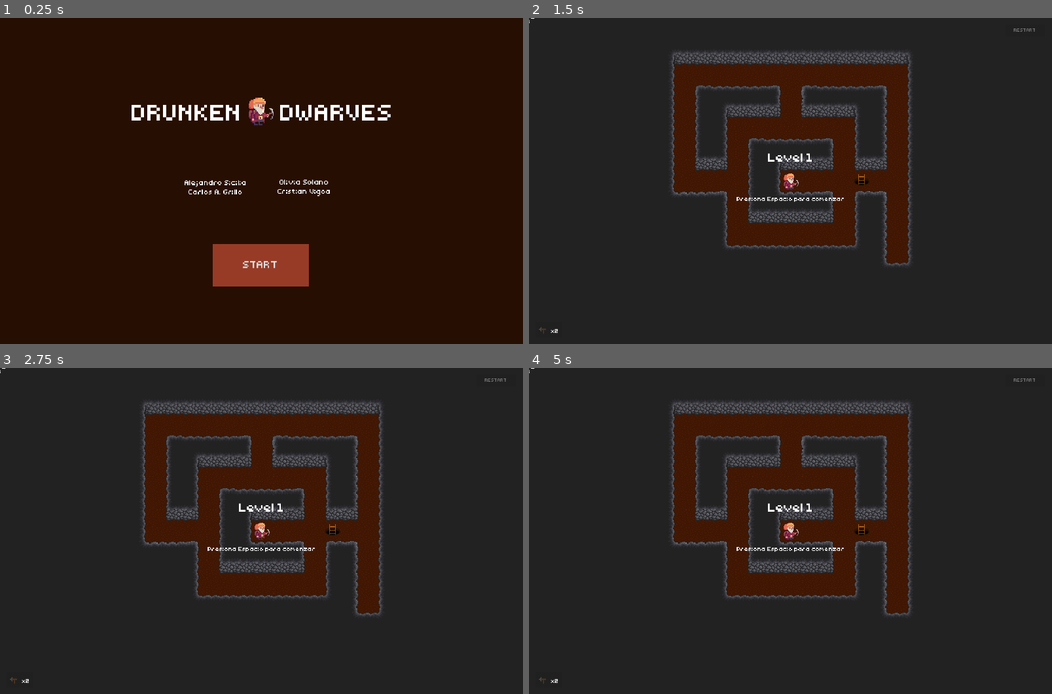
Above: before the commit, frames 1-4 (two rows, left to right).
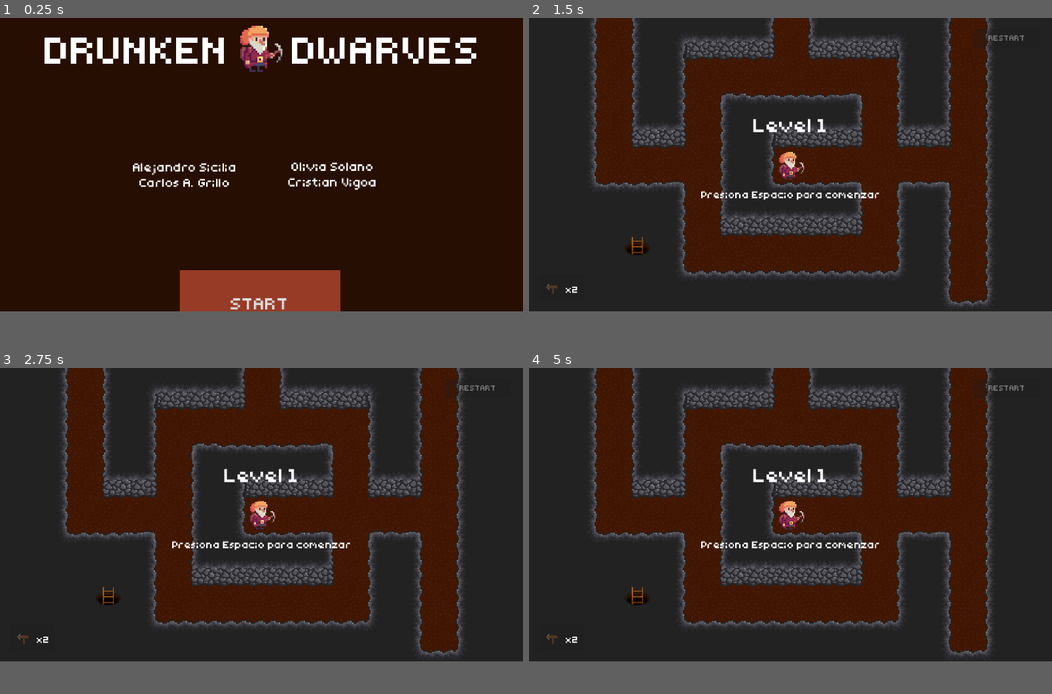
Above: after the commit, the same moments.

Repository: alejogrillor02/matcomGameFestivalProject
Game: Godot game, scene res://scenes/main_menu.tscn
Two runs of this game, one before a commit and one after it. Both use one fixed random seed, a clock stepped at 60 frames per second and the inputs below.
Inputs (mouse positions are in pixels of both pictures, inside the frame that each line leads up to):
- Up to frame 1 (0.25 s): no input
- Up to frame 2 (1.5 s): click "START" at 0.5 s; click (534, 18) at 1.27 s
- Up to frame 3 (2.75 s): click (5, 368) at 2.02 s
- Up to frame 4 (5 s): click (534, 368) at 2.77 s; tap Space at 3.5 s; move the mouse to (905, 514) at 3.52 s; click (905, 514) at 3.67 s; tap Enter (ui_accept) at 3.77 s; click "RESTART" at 4.25 s
In our replay, the window is 799x499 before the commit and 799x449 after it. These sizes can differ from the game's own. Grey fills any space a smaller window leaves; there, only what the larger window draws over its background counts as a difference.

The runs differ from the first frame. In frame 1, 10% of the frame differs, in the area x 8-92%, y 2-90%; in frame 2, 35%, in the area x 0-97%, y 0-97%; in frame 3, 35%; in frame 4, 35%.

Commit message:
Finish up

Diff:
--- a/project.godot
+++ b/project.godot
@@ -21,12 +21,6 @@
 
 BackgroundMusic="*res://scenes/background_music.tscn"
 
-[display]
-
-window/size/viewport_width=1920
-window/size/viewport_height=1200
-window/size/mode=3
-
 [input]
 
 move_left_click={
--- a/scenes/level1.tscn
+++ b/scenes/level1.tscn
@@ -1,15 +1,12 @@
-[gd_scene load_steps=19 format=3 uid="uid://c087qn6yj835c"]
+[gd_scene load_steps=16 format=3 uid="uid://c087qn6yj835c"]
 
 [ext_resource type="Script" uid="uid://1pm4wy2tbxuh" path="res://scenes/scripts/game.gd" id="1_ejswk"]
 [ext_resource type="Texture2D" uid="uid://bvluu63jirxfb" path="res://assets/tileset_background.png" id="2_bbk5w"]
 [ext_resource type="FontFile" uid="uid://rwfovw7hwqxa" path="res://assets/tinypixel.otf" id="3_conm7"]
 [ext_resource type="Script" uid="uid://dqwjragourw8j" path="res://scenes/scripts/restart_button.gd" id="4_d3jkd"]
-[ext_resource type="Texture2D" uid="uid://3hynvp41bkyp" path="res://assets/post.png" id="5_bbk5w"]
-[ext_resource type="Texture2D" uid="uid://cvipyh78dx1hp" path="res://assets/sign_preview.png" id="5_conm7"]
 [ext_resource type="PackedScene" uid="uid://uq52rolr0k7w" path="res://scenes/exit.tscn" id="5_u3awl"]
 [ext_resource type="PackedScene" uid="uid://oke1qa0grqi8" path="res://scenes/dwarf.tscn" id="6_2ku1j"]
-[ext_resource type="Texture2D" uid="uid://cb67st1yewykq" path="res://assets/sign.png" id="6_conm7"]
-[ext_resource type="Texture2D" uid="uid://dqedreffjph05" path="res://assets/arrow.png" id="6_d3jkd"]
+[ext_resource type="Texture2D" uid="uid://de620r3054h80" path="res://assets/sign.png" id="6_conm7"]
 
 [sub_resource type="TileSetAtlasSource" id="TileSetAtlasSource_yqjtg"]
 texture = ExtResource("2_bbk5w")
@@ -68,17 +65,17 @@
 [node name="Level1" type="Node2D"]
 script = ExtResource("1_ejswk")
 
-[node name="MoveTimer" type="Timer" parent="."]
-wait_time = 0.2
-
-[node name="Camera2D" type="Camera2D" parent="."]
-zoom = Vector2(2.5, 2.5)
-
 [node name="TileMap" type="TileMap" parent="."]
 position = Vector2(-13, -13)
 tile_set = SubResource("TileSet_lnu2h")
 format = 2
 layer_0/tile_data = PackedInt32Array(0, 65536, 1, 1, 65536, 1, 3, 65536, 1, -65533, 65536, 1, -131069, 65536, 1, -19660 …(2993 unchanged characters)…
+
+[node name="Camera2D" type="Camera2D" parent="."]
+zoom = Vector2(2.5, 2.5)
+
+[node name="MoveTimer" type="Timer" parent="."]
+wait_time = 0.2
 
 [node name="CanvasLayer" type="CanvasLayer" parent="."]
 
@@ -148,7 +145,7 @@
 offset_right = 121.0
 offset_bottom = -24.0
 grow_vertical = 0
-icon = ExtResource("5_conm7")
+icon = ExtResource("6_conm7")
 expand_icon = true
 
 [node name="Label" type="Label" parent="ButtonLayer/SignButton"]
@@ -167,59 +164,11 @@
 horizontal_alignment = 1
 autowrap_mode = 2
 
-[node name="DirUI" type="Node2D" parent="ButtonLayer"]
-
-[node name="N" type="TextureButton" parent="ButtonLayer/DirUI"]
-offset_left = -5.0
-offset_top = -6.0
-offset_right = 10.0
-offset_bottom = 5.0
-rotation = -1.57079
-texture_normal = ExtResource("6_d3jkd")
-texture_pressed = ExtResource("6_d3jkd")
-texture_hover = ExtResource("6_d3jkd")
-
-[node name="S" type="TextureButton" parent="ButtonLayer/DirUI"]
-offset_left = -6.0
-offset_top = 21.0
-offset_right = 9.0
-offset_bottom = 32.0
-rotation = -1.57079
-texture_normal = ExtResource("6_d3jkd")
-texture_pressed = ExtResource("6_d3jkd")
-texture_hover = ExtResource("6_d3jkd")
-flip_h = true
-
-[node name="E" type="TextureButton" parent="ButtonLayer/DirUI"]
-offset_left = 21.0
-offset_top = 6.0
-offset_right = 36.0
-offset_bottom = 17.0
-rotation = -3.14159
-texture_normal = ExtResource("6_d3jkd")
-texture_pressed = ExtResource("6_d3jkd")
-texture_hover = ExtResource("6_d3jkd")
-flip_h = true
-
-[node name="W" type="TextureButton" parent="ButtonLayer/DirUI"]
-offset_left = -6.0
-offset_top = 5.0
-offset_right = 9.0
-offset_bottom = 16.0
-rotation = -3.14159
-texture_normal = ExtResource("6_d3jkd")
-texture_pressed = ExtResource("6_d3jkd")
-texture_hover = ExtResource("6_d3jkd")
-
 [node name="SignPreview" type="Sprite2D" parent="."]
-visible = false
-texture = ExtResource("5_bbk5w")
-
-[node name="Sprite2D" type="Sprite2D" parent="SignPreview"]
 texture = ExtResource("6_conm7")
 
 [node name="Exit" parent="." instance=ExtResource("5_u3awl")]
-position = Vector2(104, 0)
+position = Vector2(-135, 74)
 
 [node name="Dwarf" parent="." instance=ExtResource("6_2ku1j")]
 
--- a/scenes/level2.tscn
+++ b/scenes/level2.tscn
@@ -1,12 +1,20 @@
-[gd_scene load_steps=8 format=3 uid="uid://cc3n38k7dyvr2"]
+[gd_scene load_steps=9 format=3 uid="uid://cc3n38k7dyvr2"]
 
 [ext_resource type="FontFile" uid="uid://rwfovw7hwqxa" path="res://assets/tinypixel.otf" id="2_h62xl"]
+[ext_resource type="PackedScene" uid="uid://oke1qa0grqi8" path="res://scenes/dwarf.tscn" id="2_if4l3"]
 
 [sub_resource type="GDScript" id="GDScript_o4wip"]
 script/source = "extends Control
 
+@onready var dwarf_instance: Node2D = $CanvasLayer/Title/Dwarf
+
+
 func _on_exit_pressed():
 	get_tree().quit()
+
+
+func _ready() -> void:
+	dwarf_instance.get_node(\"AnimatedSprite2D\").play(\"win\")
 "
 
 [sub_resource type="CanvasItemMaterial" id="CanvasItemMaterial_41yt3"]
@@ -70,9 +78,9 @@
 anchor_right = 0.5
 anchor_bottom = 0.5
 offset_left = -568.0
-offset_top = -376.0
+offset_top = -229.0
 offset_right = 112.0
-offset_bottom = -278.0
+offset_bottom = -131.0
 grow_horizontal = 2
 grow_vertical = 2
 scale = Vector2(1.68, 1.68)
@@ -82,5 +90,9 @@
 horizontal_alignment = 1
 vertical_alignment = 1
 
+[node name="Dwarf" parent="CanvasLayer/Title" instance=ExtResource("2_if4l3")]
+position = Vector2(339.286, -44.6429)
+scale = Vector2(3.85896, 3.85896)
+
+[connection signal="pressed" from="CanvasLayer/Button" to="." method="_on_start_pressed"]
 [connection signal="pressed" from="CanvasLayer/Button" to="." method="_on_exit_pressed"]
-[connection signal="pressed" from="CanvasLayer/Button" to="." method="_on_start_pressed"]
--- a/scenes/scripts/game.gd
+++ b/scenes/scripts/game.gd
@@ -10,7 +10,8 @@
 @onready var exit_instance = $Exit
 @onready var sign_button = $ButtonLayer/SignButton
 @onready var sign_preview: Sprite2D = $SignPreview
-@onready var dir_ui = $ButtonLayer/DirUI
+
+var sign_scene = preload("res://scenes/sign.tscn")
 
 var dirs = {
 	"N": Vector2i(0, 1),
@@ -27,7 +28,6 @@
 
 var dwarf_pos: Vector2i
 var exit_pos: Vector2i
-var current_sign_position: Vector2i
 
 var grid: Array = []
 var signs_placed: Array = []
@@ -62,10 +62,11 @@
 
 	# Configurar boton
 	sign_button.get_node("Label").text = "x%d" % sign_counter
-	sign_button.pressed.connect(_on_sign_button_pressed)
 
 	restart_button.disabled = true
 	sign_button.disabled = true
+
+	sign_preview.hide()
 
 
 func _process(_delta) -> void:
@@ -108,31 +109,27 @@
 func _on_move_timer_timeout() -> void:
 	# Lógica del movimiento
 	var valid_dirs: Array = []
-	var sign_direction = _check_for_sign(dwarf_pos)
-
-	if sign_direction != "":
-		valid_dirs.append(sign_direction)
+
+	for dir in dirs:
+		var nx = dwarf_pos.x + dirs[dir].x
+		var ny = dwarf_pos.y + dirs[dir].y
+
+		if grid[ny][nx] == 1 and not check_for_sign(Vector2i(nx, ny)):
+			valid_dirs.append(dir)
+
+	if valid_dirs.size() != 1:
+		if dwarf_dir == "N":
+			valid_dirs = valid_dirs.filter(func(item): return item != "S")
+		elif dwarf_dir == "S":
+			valid_dirs = valid_dirs.filter(func(item): return item != "N")
+		elif dwarf_dir == "E":
+			valid_dirs = valid_dirs.filter(func(item): return item != "W")
+		else:
+			valid_dirs = valid_dirs.filter(func(item): return item != "E")
+
+		dwarf_dir = valid_dirs.pick_random()
 	else:
-		for dir in dirs:
-			var nx = dwarf_pos.x + dirs[dir].x
-			var ny = dwarf_pos.y + dirs[dir].y
-
-			if grid[ny][nx] == 1:
-				valid_dirs.append(dir)
-
-		if valid_dirs.size() != 1:
-			if dwarf_dir == "N":
-				valid_dirs = valid_dirs.filter(func(item): return item != "S")
-			elif dwarf_dir == "S":
-				valid_dirs = valid_dirs.filter(func(item): return item != "N")
-			elif dwarf_dir == "E":
-				valid_dirs = valid_dirs.filter(func(item): return item != "W")
-			else:
-				valid_dirs = valid_dirs.filter(func(item): return item != "E")
-
-			dwarf_dir = valid_dirs.pick_random()
-		else:
-			dwarf_dir = valid_dirs[0]
+		dwarf_dir = valid_dirs[0]
 
 	if(dwarf_pos != exit_pos):
 		move_dwarf(dwarf_dir)
@@ -176,42 +173,35 @@
 		sign_preview.position = get_global_mouse_position()
 
 		if event is InputEventMouseButton and event.button_index == MOUSE_BUTTON_RIGHT and event.pressed:
-			_exit_sign_placement_mode()
+			exit_sign_placement_mode()
 
 		if event is InputEventMouseButton and event.button_index == MOUSE_BUTTON_LEFT and event.pressed:
-			var tile_pos = tile_map.local_to_map(get_global_mouse_position())
+			var mouse_pos = get_global_mouse_position()
+			var tile_pos = tile_map.local_to_map(mouse_pos)
 			var tile_data = tile_map.get_cell_tile_data(0, tile_pos)
 
-
-			if tile_data != null and tile_data.get_custom_data("path"):
-				var path_count = 0
-
-				for dir in dirs:
-					var nx = dwarf_pos.x + dirs[dir].x
-					var ny = dwarf_pos.y + dirs[dir].y
-
-					if grid[ny][nx] == 1:
-						path_count += 1
-				if path_count > 2:
-					current_sign_position = local_to_used_rect(get_global_mouse_position())
-					_place_sign(current_sign_position)
-				else:
-					pass
+			if tile_data and tile_data.get_custom_data("path"):
+				place_sign(mouse_pos)
+
 			else:
-				_exit_sign_placement_mode()
-
-
-func _place_sign(pos: Vector2i) -> void:
-	dir_ui.position = local_to_used_rect(pos)
-
-
-func _exit_sign_placement_mode():
+				exit_sign_placement_mode()
+
+
+func place_sign(pos: Vector2) -> void:
+	var new_sign = sign_scene.instantiate()
+	new_sign.position = pos
+	add_child(new_sign)
+	exit_sign_placement_mode()
+	signs_placed.append(local_to_used_rect(pos))
+
+
+func exit_sign_placement_mode():
 	sign_placement_mode = false
 	sign_preview.hide()
 
 
-func _check_for_sign(tile_position: Vector2i) -> String:
+func check_for_sign(tile_position: Vector2i) -> bool:
 	for placed_sign in signs_placed:
-		if placed_sign["position"] == tile_position:
-			return placed_sign["direction"]
-	return ""
+		if placed_sign == tile_position:
+			return true
+	return false
--- a/scenes/sign.tscn
+++ b/scenes/sign.tscn
@@ -1,25 +1,8 @@
-[gd_scene load_steps=5 format=3 uid="uid://0q5rhn11iw36"]
+[gd_scene load_steps=2 format=3 uid="uid://0q5rhn11iw36"]
 
-[ext_resource type="Texture2D" uid="uid://3hynvp41bkyp" path="res://assets/post.png" id="1_w2mlg"]
-[ext_resource type="Texture2D" uid="uid://cb67st1yewykq" path="res://assets/sign.png" id="2_q3tny"]
-[ext_resource type="Texture2D" uid="uid://bjmbjyywjsbwf" path="res://assets/cross.png" id="3_8yyji"]
-
-[sub_resource type="RectangleShape2D" id="RectangleShape2D_tbceu"]
-size = Vector2(26, 26)
+[ext_resource type="Texture2D" uid="uid://de620r3054h80" path="res://assets/sign.png" id="2_q3tny"]
 
 [node name="Sign" type="Node2D"]
 
-[node name="Post" type="Sprite2D" parent="."]
-texture = ExtResource("1_w2mlg")
-
-[node name="Arrow" type="Sprite2D" parent="."]
+[node name="Sprite2D" type="Sprite2D" parent="."]
 texture = ExtResource("2_q3tny")
-
-[node name="Cross" type="Sprite2D" parent="."]
-visible = false
-texture = ExtResource("3_8yyji")
-
-[node name="Area2D" type="Area2D" parent="."]
-
-[node name="CollisionShape2D" type="CollisionShape2D" parent="Area2D"]
-shape = SubResource("RectangleShape2D_tbceu")
Binary file removed: assets/arrow.png
Not shown, removed: assets/arrow.png.import
Binary file removed: assets/cross.png
Not shown, removed: assets/cross.png.import
Binary file removed: assets/post.png
Not shown, removed: assets/post.png.import
Binary file changed: assets/sign.png
Not shown, changed: assets/sign.png.import
Binary file removed: assets/sign_preview.png
Not shown, removed: assets/sign_preview.png.import
